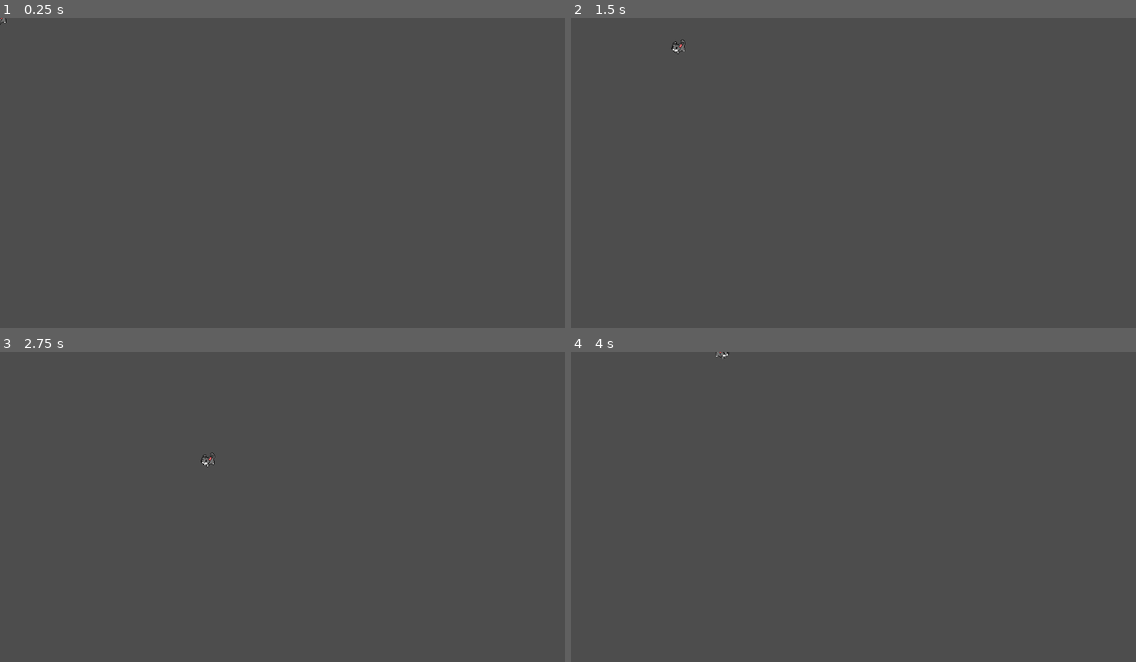
Above: before the commit, frames 1-4 (two rows, left to right).
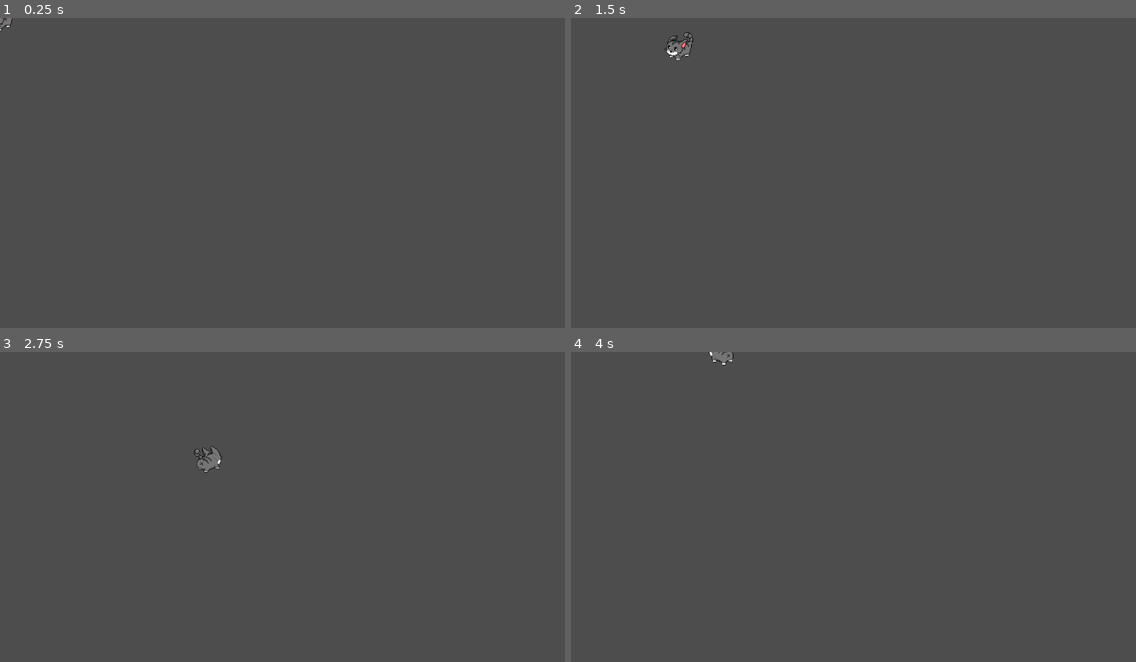
Above: after the commit, the same moments.

Repository: OscarPindaro/GodotWildJam63
Game: Godot game, scene res://scenes/player/player.tscn
The game is run twice, just before and just after one commit, with the same random seed, the same clock (stepped at 60 frames per second) and the same inputs.
Inputs (mouse positions are in pixels of both pictures, inside the frame that each line leads up to):
- Up to frame 1 (0.25 s): no input
- Up to frame 2 (1.5 s): tap Enter at 0.5 s; move the mouse to (977, 157) at 0.52 s; hold Right (player_move_right) 0.53-1.28 s; tap E (player_interact) at 0.6, 1.35 s; click (977, 157) at 0.67 s; move the mouse to (740, 188) at 1.27 s; hold S (player_move_down) from 1.28 s (still down)
- Up to frame 3 (2.75 s): move the mouse to (339, 438) at 2.02 s; release S (player_move_down) at 2.03 s; hold Right (player_move_right) from 2.03 s (still down); tap E (player_interact) at 2.1 s
- Up to frame 4 (4 s): move the mouse to (825, 569) at 2.77 s; release Right (player_move_right) at 2.78 s; hold W (player_move_up) 2.78-3.53 s; tap E (player_interact) at 2.85, 3.6 s; click (825, 569) at 2.92 s; move the mouse to (1023, 553) at 3.52 s; hold A (player_move_left) from 3.53 s (still down)

The runs differ from the first frame. In frame 1, less than 0.1% of the frame differs, in the area x 0-3%, y 0-5%; in frame 2, 0.2%; in frame 3, 0.2%, in the area x 34-40%, y 30-39%; in frame 4, 0.1%.

Commit message:
Fix al player

Diff:
--- a/player.gd
+++ b/player.gd
@@ -3,8 +3,6 @@
 # Player movement speed in pixels/sec
 @export var movement_speed = 300
 
-
-@export var map_zoom = Vector2.ONE
 
 # Interactable areas the player is in
 var interactables = []
@@ -39,8 +37,7 @@
 func _process(_delta):
 	#print(interactables)
 	if(not inMain):
-		velocity = Vector2.ZERO
-		pass
+		return
 
 
 	# Interacting with objects
@@ -50,13 +47,14 @@
 		if validInteractables.size() > 0:
 			validInteractables[0]._player_interact(self)
 
-	# Show total map when holding "show_map"
-	if Input.is_action_just_pressed("show_map"):
-		$PlayerCamera.zoom = map_zoom
-	elif Input.is_action_just_released("show_map"):
-		$PlayerCamera.zoom = base_zoom
+
 
 func _physics_process(_delta):
+
+	if(not inMain):
+		velocity = Vector2.ZERO
+		return
+
 	# Movement
 	var direction = Vector2.ZERO
 	if Input.is_action_pressed("player_move_up"):
@@ -88,26 +86,48 @@
 		was_moving = false
 		#audio_player.stop()
 
+
+	var old_velocity = velocity
 	var target_velocity = direction.normalized() * movement_speed
 	velocity = target_velocity
 	move_and_slide()
 
 	# Animations
+	#var sprite = $AnimatedSprite
+	#if target_velocity == Vector2.ZERO:
+	#	sprite.animation = "idle"
+	#elif target_velocity.x > 0:
+	#	sprite.animation = "move_horizontal"
+	#	sprite.flip_h = false;
+	#elif target_velocity.x < 0:
+	#	sprite.animation = "move_horizontal"
+	#	sprite.flip_h = true;
+	#elif target_velocity.y > 0:
+	#	sprite.animation = "move_down"
+	#	sprite.flip_h = false;
+	#else:
+	#	sprite.animation = "move_up"
+	#	sprite.flip_h = false;
+	#sprite.play()
+
 	var sprite = $AnimatedSprite
 	if target_velocity == Vector2.ZERO:
 		sprite.animation = "idle"
-	elif target_velocity.x > 0:
-		sprite.animation = "move_horizontal"
-		sprite.flip_h = false;
-	elif target_velocity.x < 0:
-		sprite.animation = "move_horizontal"
-		sprite.flip_h = true;
 	elif target_velocity.y > 0:
 		sprite.animation = "move_down"
 		sprite.flip_h = false;
 	else:
 		sprite.animation = "move_up"
 		sprite.flip_h = false;
+
+
+	if target_velocity.x > 0 or (was_moving and old_velocity.x > 0):
+		sprite.flip_h = true;
+	elif target_velocity.x < 0 or (was_moving and old_velocity.x < 0):
+		sprite.flip_h = false;
+
+
+
 	sprite.play()
 
 #func grab_item(item):
@@ -141,9 +161,11 @@
 func enter_area(area):
 	if area.is_in_group("interactable"):
 		interactables.push_front(area)
+		$InteractButton.visible = true
 
 func exit_area(area):
 	interactables.erase(area)
+	$InteractButton.visible = false
 
 func connect_runtime_interactable(interactable):
 	interactable._player_entered.connect(Callable(enter_area))
--- a/scenes/minigames/MinigameDock.gd
+++ b/scenes/minigames/MinigameDock.gd
@@ -25,6 +25,7 @@
 
 func _startMinigame(minigame):
 	#var instance = load(minigamePath).instantiate()
+	_minigame_started.emit()
 	var instance = minigame.instantiate()
 	#print(minigamePath)
 	#var instance = new()
@@ -35,4 +36,5 @@
 func _endMinigame(minigame):
 
 	minigame.queue_free()
+	_minigame_ended.emit()
 	pass
--- a/scenes/player/player.tscn
+++ b/scenes/player/player.tscn
@@ -1,13 +1,51 @@
-[gd_scene load_steps=5 format=3 uid="uid://sljqfmqu7jyn"]
+[gd_scene load_steps=16 format=3 uid="uid://sljqfmqu7jyn"]
 
 [ext_resource type="Script" path="res://player.gd" id="1_3fafs"]
-[ext_resource type="Texture2D" uid="uid://bsxpq6q3u6jif" path="res://images/GATTO.png" id="2_bncdm"]
+[ext_resource type="Texture2D" uid="uid://3a43uu5ho7li" path="res://images/CATTO.png" id="2_nmxvg"]
+[ext_resource type="Texture2D" uid="uid://pdfsywqteu2o" path="res://images/CAT ANIMATION SHEET.png" id="3_dou0k"]
+[ext_resource type="Texture2D" uid="uid://d06akftnq2kxa" path="res://images/climb-tenda/E.png" id="3_wolqi"]
+
+[sub_resource type="AtlasTexture" id="AtlasTexture_ie636"]
+atlas = ExtResource("2_nmxvg")
+region = Rect2(0, 0, 64, 64)
+
+[sub_resource type="AtlasTexture" id="AtlasTexture_766qh"]
+atlas = ExtResource("3_dou0k")
+region = Rect2(0, 0, 64, 64)
+
+[sub_resource type="AtlasTexture" id="AtlasTexture_jg8fo"]
+atlas = ExtResource("3_dou0k")
+region = Rect2(64, 0, 64, 64)
+
+[sub_resource type="AtlasTexture" id="AtlasTexture_rkrtw"]
+atlas = ExtResource("3_dou0k")
+region = Rect2(128, 0, 64, 64)
+
+[sub_resource type="AtlasTexture" id="AtlasTexture_857wh"]
+atlas = ExtResource("3_dou0k")
+region = Rect2(192, 0, 64, 64)
+
+[sub_resource type="AtlasTexture" id="AtlasTexture_csno2"]
+atlas = ExtResource("3_dou0k")
+region = Rect2(0, 64, 64, 64)
+
+[sub_resource type="AtlasTexture" id="AtlasTexture_lnogi"]
+atlas = ExtResource("3_dou0k")
+region = Rect2(64, 64, 64, 64)
+
+[sub_resource type="AtlasTexture" id="AtlasTexture_adjlj"]
+atlas = ExtResource("3_dou0k")
+region = Rect2(128, 64, 64, 64)
+
+[sub_resource type="AtlasTexture" id="AtlasTexture_ac876"]
+atlas = ExtResource("3_dou0k")
+region = Rect2(192, 64, 64, 64)
 
 [sub_resource type="SpriteFrames" id="SpriteFrames_x2yq7"]
 animations = [{
 "frames": [{
 "duration": 1.0,
-"texture": ExtResource("2_bncdm")
+"texture": SubResource("AtlasTexture_ie636")
 }],
 "loop": true,
 "name": &"idle",
@@ -15,7 +53,16 @@
 }, {
 "frames": [{
 "duration": 1.0,
-"texture": ExtResource("2_bncdm")
+"texture": SubResource("AtlasTexture_766qh")
+}, {
+"duration": 1.0,
+"texture": SubResource("AtlasTexture_jg8fo")
+}, {
+"duration": 1.0,
+"texture": SubResource("AtlasTexture_rkrtw")
+}, {
+"duration": 1.0,
+"texture": SubResource("AtlasTexture_857wh")
 }],
 "loop": true,
 "name": &"move_down",
@@ -23,15 +70,16 @@
 }, {
 "frames": [{
 "duration": 1.0,
-"texture": ExtResource("2_bncdm")
-}],
-"loop": true,
-"name": &"move_horizontal",
-"speed": 5.0
+"texture": SubResource("AtlasTexture_csno2")
 }, {
-"frames": [{
 "duration": 1.0,
-"texture": ExtResource("2_bncdm")
+"texture": SubResource("AtlasTexture_lnogi")
+}, {
+"duration": 1.0,
+"texture": SubResource("AtlasTexture_adjlj")
+}, {
+"duration": 1.0,
+"texture": SubResource("AtlasTexture_ac876")
 }],
 "loop": true,
 "name": &"move_up",
@@ -45,7 +93,15 @@
 
 [node name="AnimatedSprite" type="AnimatedSprite2D" parent="."]
 sprite_frames = SubResource("SpriteFrames_x2yq7")
-animation = &"move_up"
+animation = &"idle"
 
 [node name="CollisionShape" type="CollisionShape2D" parent="."]
+position = Vector2(0, 4)
+scale = Vector2(1.4, 1.4)
 shape = SubResource("RectangleShape2D_1boub")
+
+[node name="InteractButton" type="Sprite2D" parent="."]
+visible = false
+position = Vector2(41, -38)
+scale = Vector2(0.5, 0.5)
+texture = ExtResource("3_wolqi")
